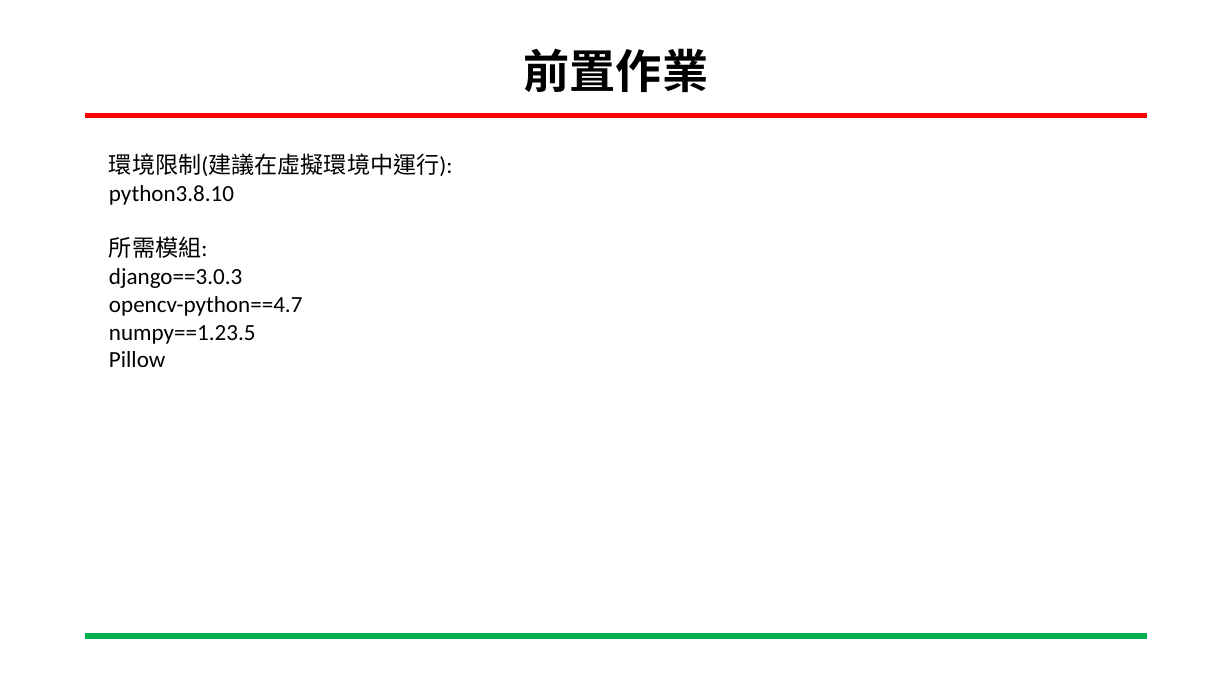
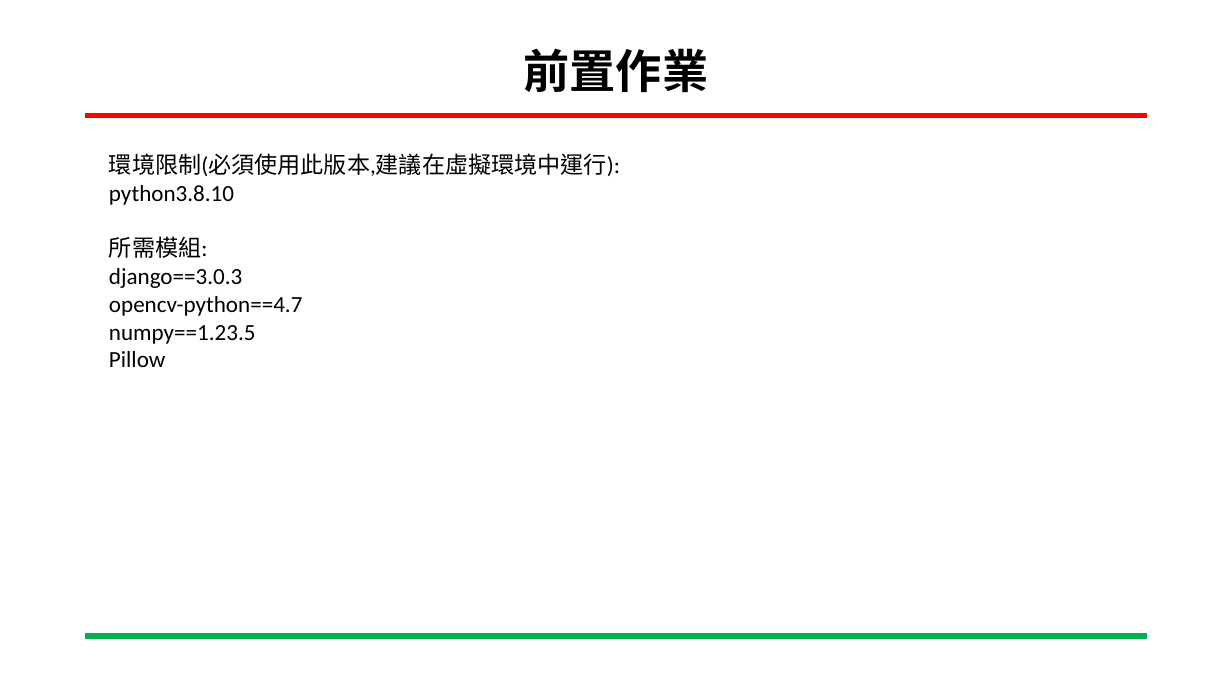
Before and after one commit to C110112103/111-2_Embedded-Image-Processing, a slide deck: slide 2 of zebrafish_detect_ppt/zebrafish_website_code/如何開啟網站.pptx. Drawn at 1232x693 pixels with LibreOffice and Linux fonts; fonts in the diff are those of the drawing; background and template pictures are left out. Boxes give left, top, right and bottom in pixels: in the first picture for what was removed or moved away, otherwise in the second. Text is boxed around its words. In the diff, an @@ line names an element or a change of style, - is before the commit and + after.

```diff
--- a/zebrafish_detect_ppt/zebrafish_website_code/如何開啟網站.pptx
+++ b/zebrafish_detect_ppt/zebrafish_website_code/如何開啟網站.pptx
@@ text at (109,153,620,176): text changed @@
-環境限制(建議在虛擬環境中運行):
+環境限制(必須使用此版本,建議在虛擬環境中運行):
```
Also in this commit, not shown: 1 slide added.
